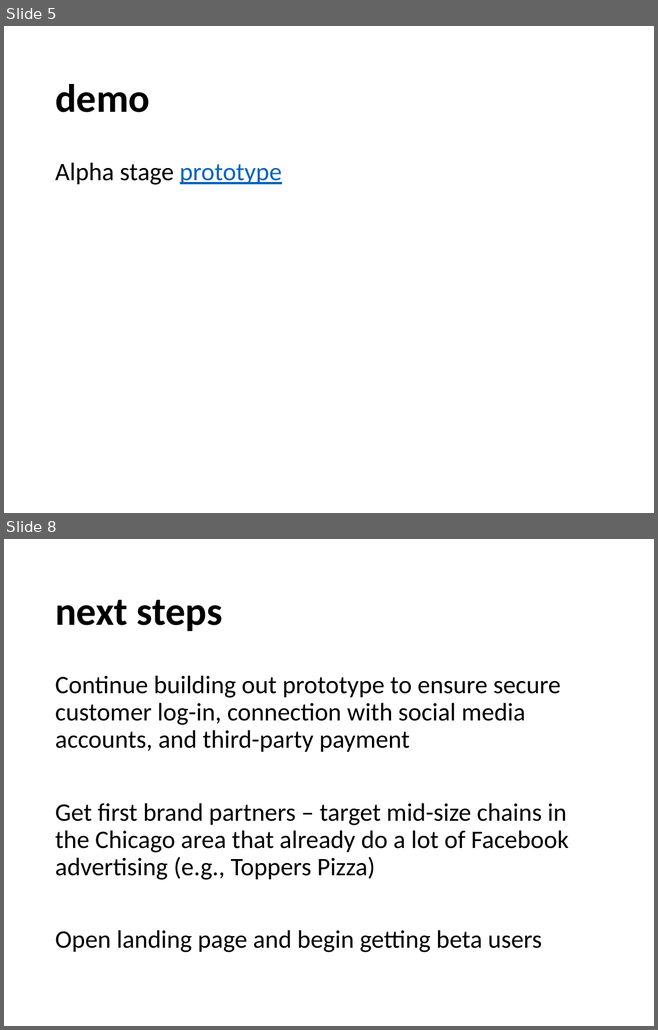
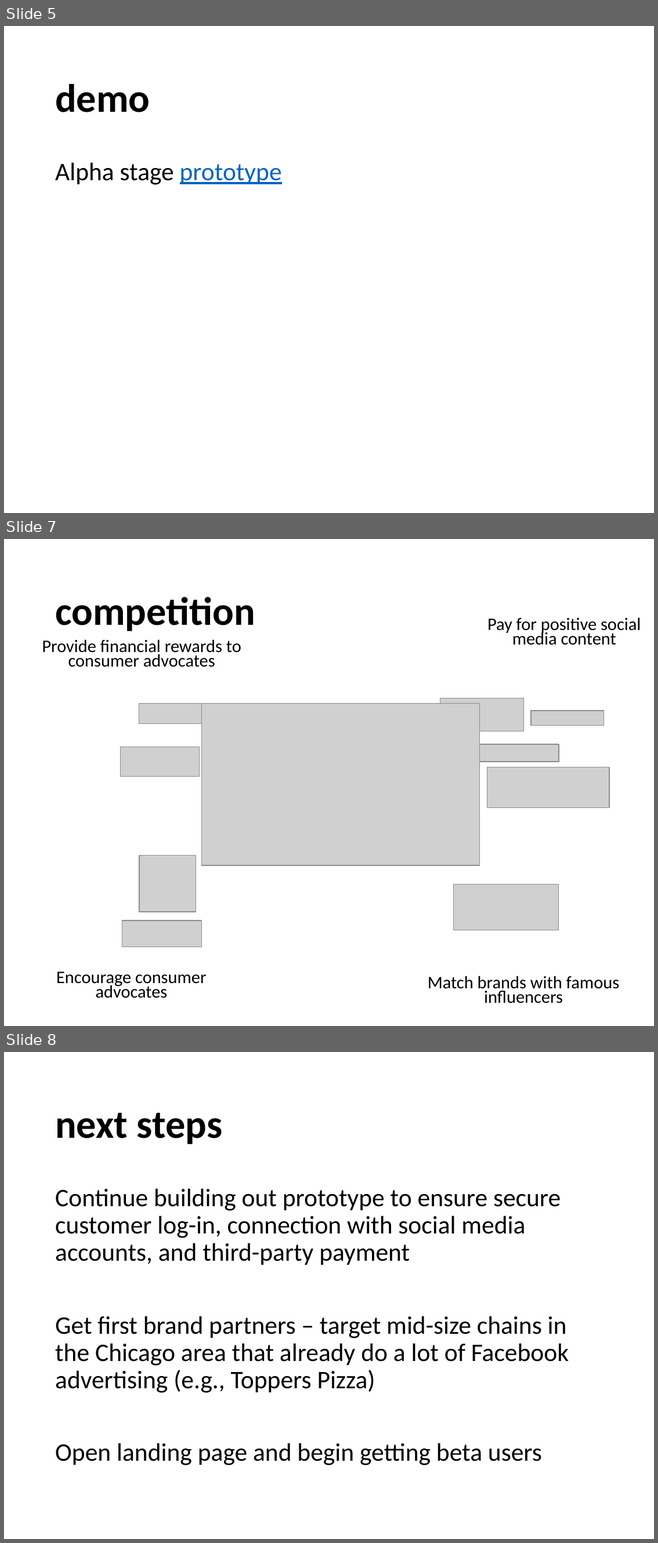
Before and after one commit to tgg-m-witthaus/advoclik, a slide deck: advoclik pitch deck.pptx. Shown one above the other, each under a label of ours: slides 5 and 8 before the commit, slides 5, 7 and 8 after it; the slides between them are not shown. The pictures are 658x1030 and 658x1543 pixels, drawn with LibreOffice and Linux fonts; fonts in the diff are those of the drawing; grey boxes stand for pictures. Boxes give left, top, right and bottom in pixels: in the first picture for what was removed or moved away, otherwise in the second. Text is boxed around its words. In the diff, an @@ line names an element or a change of style, - is before the commit and + after.

```diff
--- a/advoclik pitch deck.pptx
+++ b/advoclik pitch deck.pptx
@@ slide 7 added at [4,539,654,1026], background #FFFFFF @@
@@ title added at [55,597,255,631], 44 pt, text #000000, bold @@
+competition
@@ text added at [487,618,640,645], 19.6 pt, text #000000 @@
+Pay for positive social media content
@@ text added at [42,640,241,667], 19.6 pt, text #000000 @@
+Provide financial rewards to consumer advocates
@@ picture added at [139,703,201,724] @@
@@ picture added at [201,703,480,866] @@
@@ picture added at [440,698,523,732] @@
@@ picture added at [531,711,604,725] @@
@@ picture added at [120,747,199,777] @@
@@ picture added at [462,744,558,762] @@
@@ picture added at [487,767,609,808] @@
@@ picture added at [139,855,195,912] @@
@@ picture added at [453,884,558,930] @@
@@ picture added at [122,920,201,947] @@
@@ text added at [56,972,206,998], 19.6 pt, text #000000 @@
+Encourage consumer advocates
@@ text added at [427,976,619,1004], 19.6 pt, text #000000 @@
+Match brands with famous influencers
```
Also in this commit, not shown: 1 slide changed, 1 slide removed.
